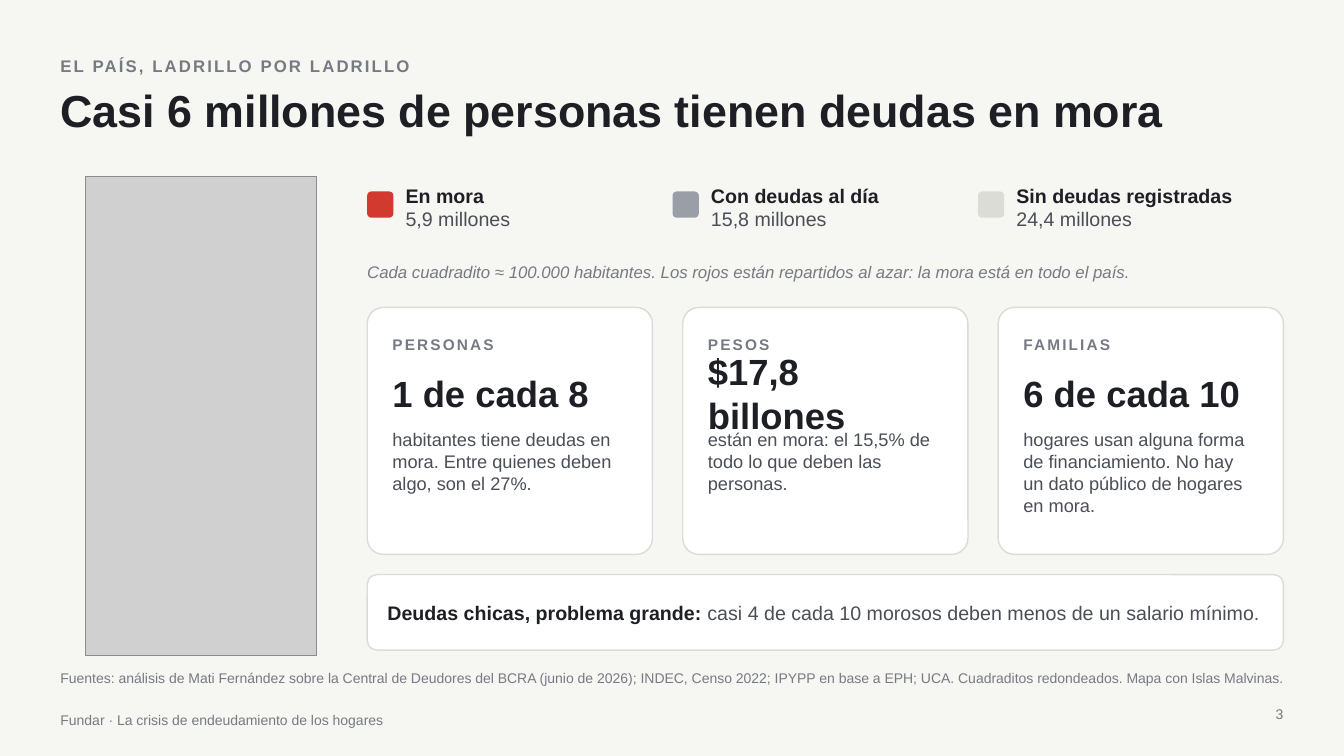
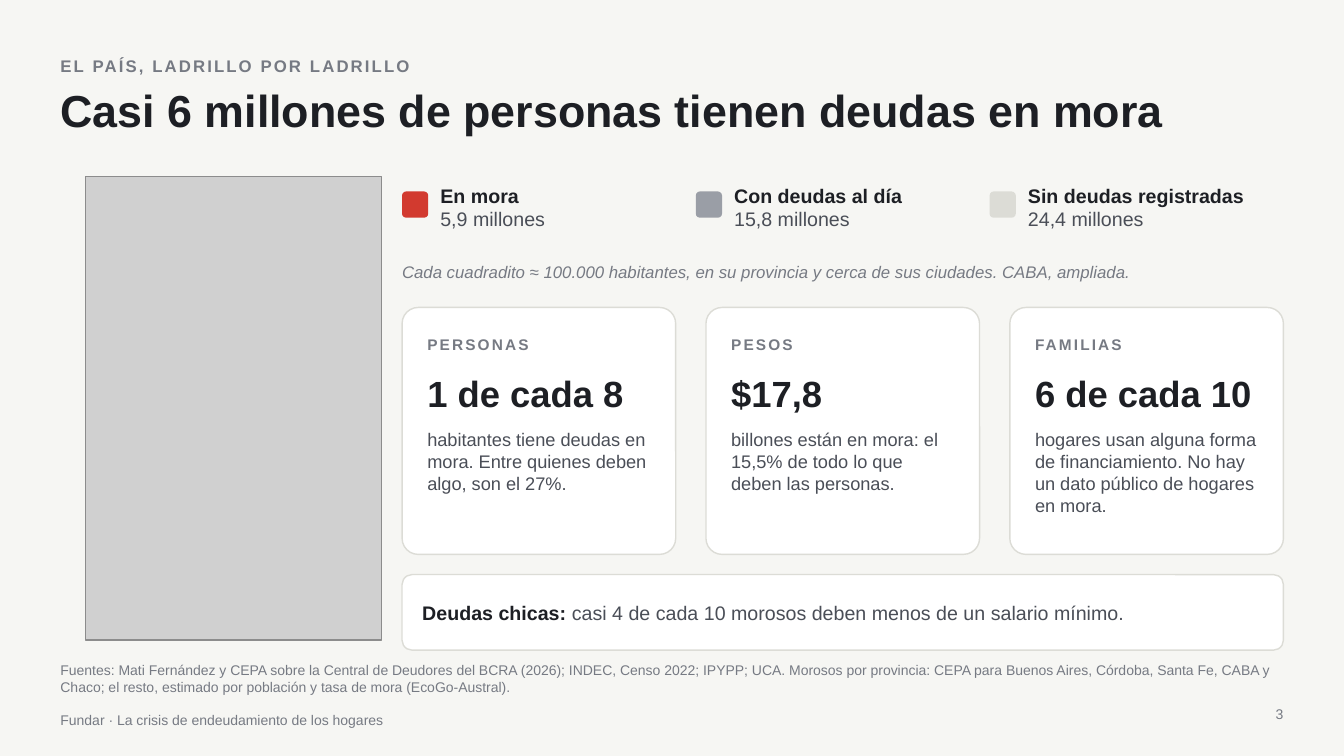
Before and after one commit to elibman36/precios-uber-aeropuertos, a slide deck: slide 3 of presentaciones/crisis_fundar_ladrillos.pptx. Drawn at 1344x756 pixels with LibreOffice and Linux fonts; fonts in the diff are those of the drawing; grey boxes stand for pictures. Boxes give left, top, right and bottom in pixels: in the first picture for what was removed or moved away, otherwise in the second. Text is boxed around its words. In the diff, an @@ line names an element or a change of style, - is before the commit and + after.

```diff
--- a/presentaciones/crisis_fundar_ladrillos.pptx
+++ b/presentaciones/crisis_fundar_ladrillos.pptx
@@ picture: place and size @@
-picture at (86,176,317,655)
+picture at (86,176,382,640)
@@ rounded rectangle: place and size @@
-rounded rectangle at (367,192,393,218)
+rounded rectangle at (402,192,429,218)
@@ text "En mora": place and size @@
-text "En mora" at (406,189,510,229)
+text "En mora" at (440,189,545,229)
@@ rounded rectangle: place and size @@
-rounded rectangle at (673,192,699,218)
+rounded rectangle at (696,192,722,218)
@@ text "Con deudas al día": place and size @@
-text "Con deudas al día" at (711,188,878,229)
+text "Con deudas al día" at (734,188,902,229)
@@ rounded rectangle: place and size @@
-rounded rectangle at (978,192,1004,218)
+rounded rectangle at (990,192,1016,218)
@@ text "Sin deudas registradas": place and size @@
-text "Sin deudas registradas" at (1016,188,1232,229)
+text "Sin deudas registradas" at (1028,188,1244,229)
@@ text at (402,266,1130,282): text changed @@
-Cada cuadradito ≈ 100.000 habitantes. Los rojos están repartidos al azar: la mora está en todo el país.
+Cada cuadradito ≈ 100.000 habitantes, en su provincia y cerca de sus ciudades. CABA, ampliada.
@@ rounded rectangle: place and size @@
-rounded rectangle at (367,308,652,555)
+rounded rectangle at (402,308,676,555)
@@ rounded rectangle: place and size @@
-rounded rectangle at (683,308,968,555)
+rounded rectangle at (706,308,979,555)
@@ rounded rectangle: place and size @@
-rounded rectangle at (998,308,1284,555)
+rounded rectangle at (1010,308,1284,555)
@@ text "PERSONAS": place and size @@
-text "PERSONAS" at (392,339,493,350)
+text "PERSONAS" at (427,339,528,350)
@@ text "PESOS": place and size @@
-text "PESOS" at (708,339,770,350)
+text "PESOS" at (731,339,793,350)
@@ text "FAMILIAS" rewrapped from (1023,330,1258,360) to (1035,330,1258,360) @@
@@ text "1 de cada 8": place and size @@
-text "1 de cada 8" at (392,380,588,408)
+text "1 de cada 8" at (427,380,623,408)
@@ text at (731,380,822,413): text changed @@
-$17,8 billones
+$17,8
@@ text "6 de cada 10": place and size @@
-text "6 de cada 10" at (1023,380,1239,408)
+text "6 de cada 10" at (1035,380,1251,408)
@@ text "habitantes tiene deudas en mora. ...": place and size @@
-text "habitantes tiene deudas en mora. ..." at (392,433,612,494)
+text "habitantes tiene deudas en mora. ..." at (427,433,647,494)
@@ text at (731,432,938,494): text changed @@
-están en mora: el 15,5% de todo lo que deben las personas.
+billones están en mora: el 15,5% de todo lo que deben las personas.
@@ text "hogares usan alguna forma de ...": place and size @@
-text "hogares usan alguna forma de ..." at (1023,433,1244,512)
+text "hogares usan alguna forma de ..." at (1035,433,1256,512)
@@ rounded rectangle: place and size @@
-rounded rectangle at (367,575,1284,650)
+rounded rectangle at (402,575,1284,650)
@@ text at (422,605,1124,621): text changed @@
-Deudas chicas, problema grande: casi 4 de cada 10 morosos deben menos de un salario mínimo.
+Deudas chicas: casi 4 de cada 10 morosos deben menos de un salario mínimo.
@@ text at (60,664,1270,695): text changed @@
-Fuentes: análisis de Mati Fernández sobre la Central de Deudores del BCRA (junio de 2026); INDEC, Censo 2022; IPYPP en base a EPH; UCA. Cuadraditos redondeados. Mapa con Islas Malvinas.
+Fuentes: Mati Fernández y CEPA sobre la Central de Deudores del BCRA (2026); INDEC, Censo 2022; IPYPP; UCA. Morosos por provincia: CEPA para Buenos Aires, Córdoba, Santa Fe, CABA y Chaco; el resto, estimado por población y tasa de mora (EcoGo-Austral).
```
Also in this commit, not shown: 1 other file.
